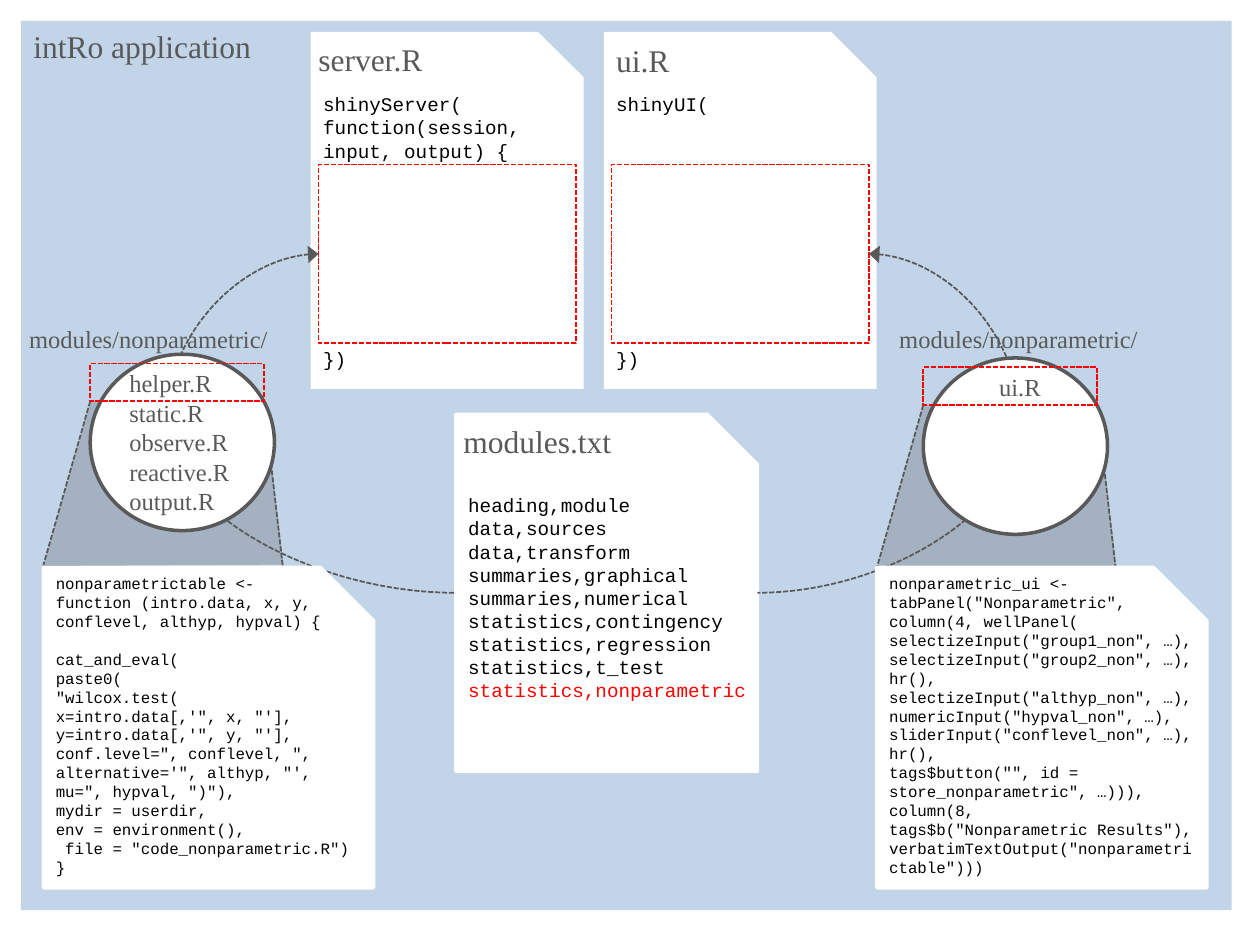
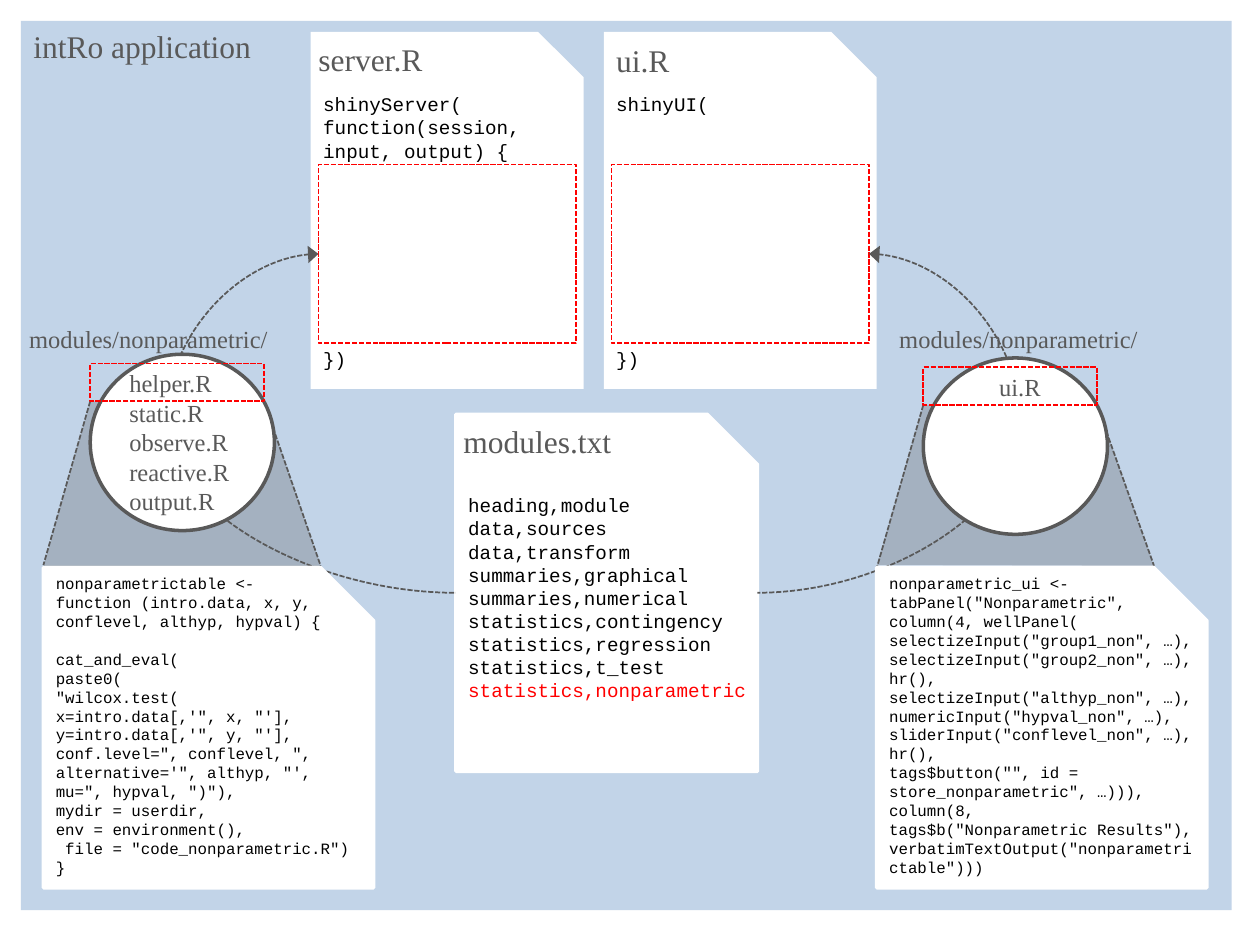
Before and after one commit to gammarama/intRo, a slide deck: slide 1 of student-paper-competition-2014/images/images.pptx. Drawn at 1260x945 pixels with LibreOffice and Linux fonts; fonts in the diff are those of the drawing. Boxes give left, top, right and bottom in pixels: in the first picture for what was removed or moved away, otherwise in the second. Text is boxed around its words. In the diff, an @@ line names an element or a change of style, - is before the commit and + after.

Commit message:
New powerpoint file and image updates

```diff
--- a/student-paper-competition-2014/images/images.pptx
+++ b/student-paper-competition-2014/images/images.pptx
@@ freeform shape: place and size @@
-freeform shape at box(44, 401, 285, 566)
+freeform shape at box(44, 401, 321, 566)
@@ line moved from (263, 401) - (282, 566) to (263, 401) - (320, 566) @@
@@ freeform shape: place and size @@
-freeform shape at box(877, 404, 1118, 570)
+freeform shape at box(877, 404, 1154, 566)
@@ line moved from (1097, 404) - (1116, 570) to (1097, 404) - (1154, 566) @@
```
Also in this commit, not shown: 4 other files.
